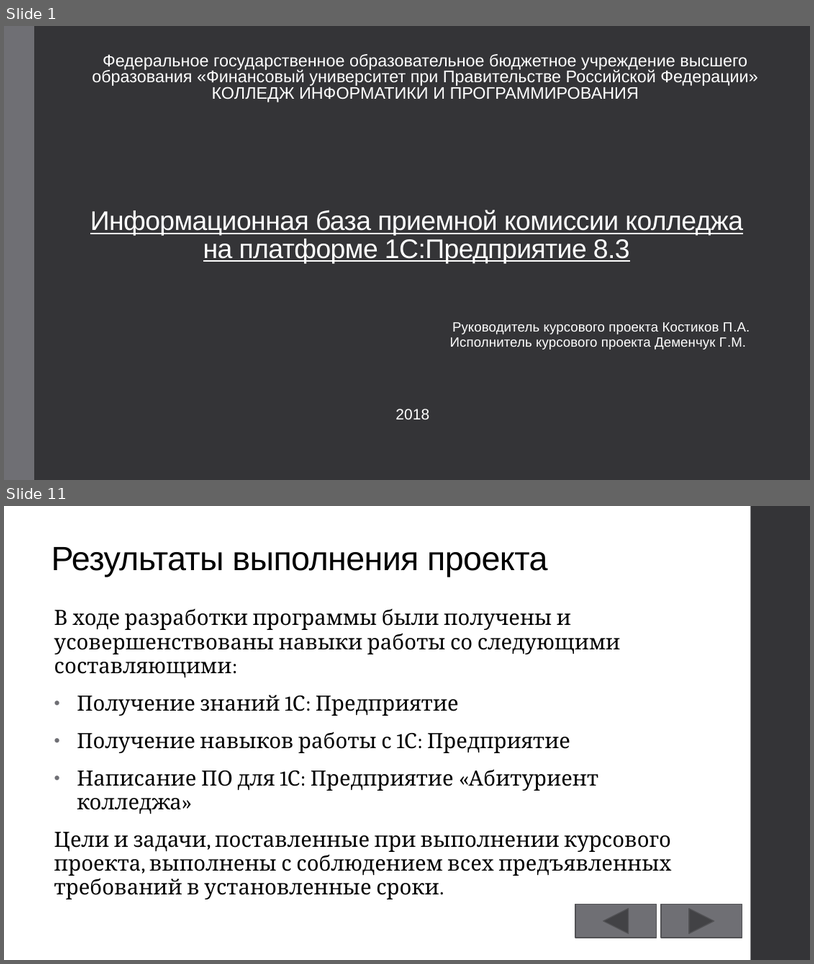
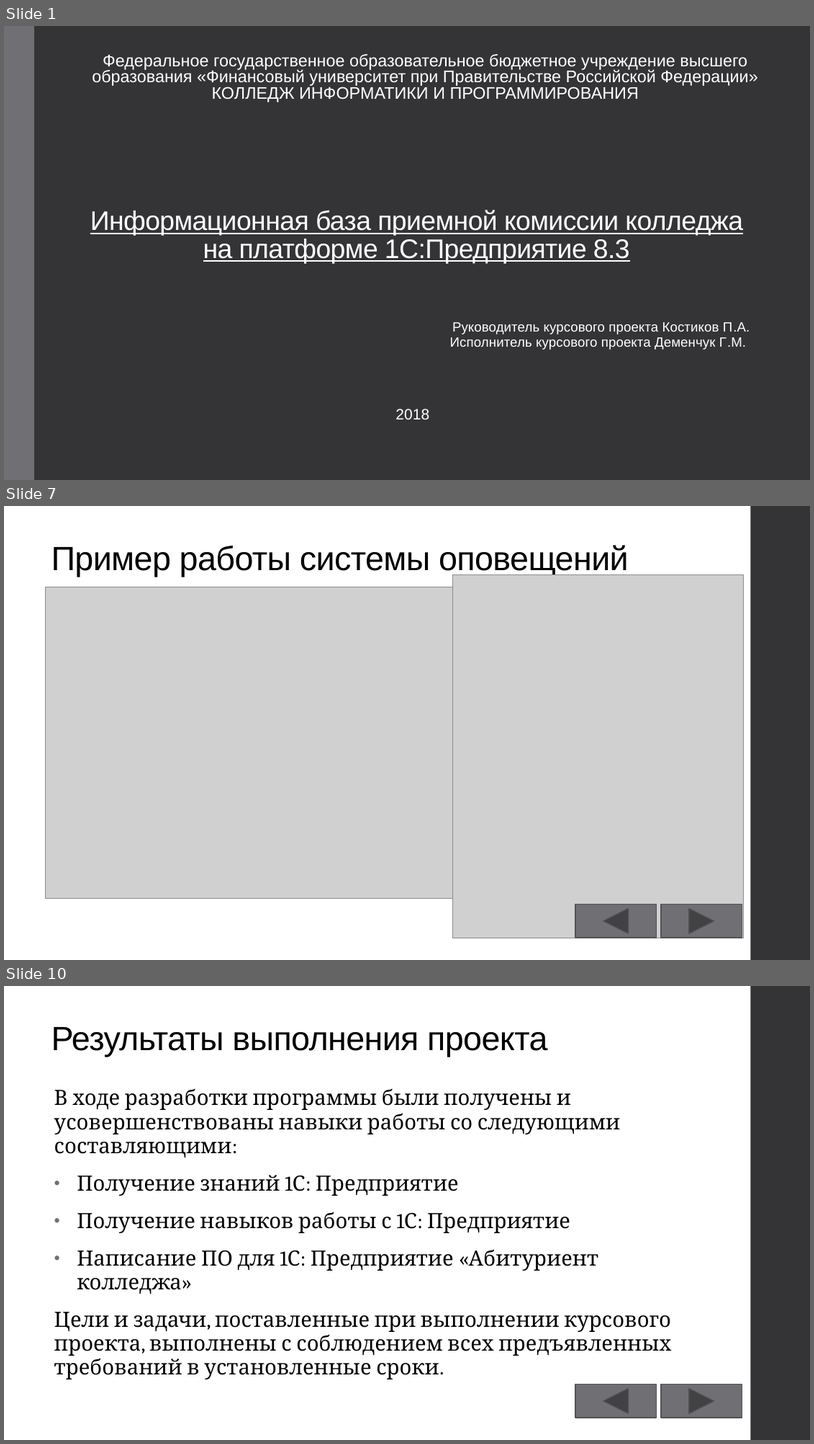
Before and after one commit to GeorgiyDemo/KIP, a slide deck: Course III/БД/1C/Курсовой/Презентация.pptx. Shown one above the other, each under a label of ours: slides 1 and 11 before the commit, slides 1, 7 and 10 after it; the slides between them are not shown. The pictures are 814x964 and 814x1444 pixels, drawn with LibreOffice and Linux fonts; fonts in the diff are those of the drawing; grey boxes stand for pictures. Boxes give left, top, right and bottom in pixels: in the first picture for what was removed or moved away, otherwise in the second. Text is boxed around its words. In the diff, an @@ line names an element or a change of style, - is before the commit and + after.

```diff
--- a/Course III/БД/1C/Курсовой/Презентация.pptx
+++ b/Course III/БД/1C/Курсовой/Презентация.pptx
@@ slide 7 added at bbox=[4, 506, 810, 960], background #FFFFFF; not listed: 1 template element that a slide beside it also shows @@
@@ title added at bbox=[52, 545, 629, 577], 40 pt, text #000000 @@
+Пример работы системы оповещений
@@ picture added at bbox=[45, 587, 453, 898] @@
@@ picture added at bbox=[453, 574, 744, 937] @@
@@ action button back previous added at bbox=[576, 904, 657, 937], fill #6F6F74, outline #525256 1.1 pt @@
@@ action button forward next added at bbox=[661, 904, 743, 937], fill #6F6F74, outline #525256 1.1 pt @@
@@ what was slide 11 is now slide 10 @@
```
Also in this commit, not shown: 4 slides changed, 3 other slides added, 5 slides removed, 1 other file.
